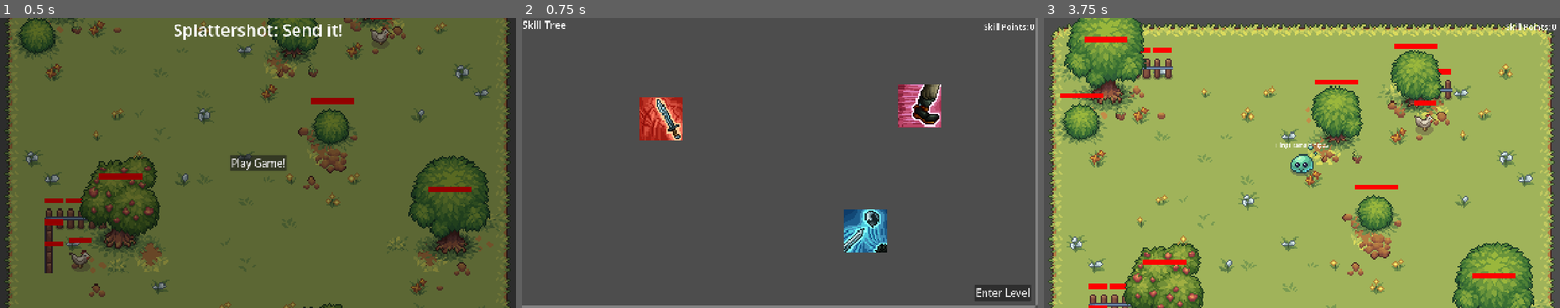
Above: before the commit, frames 1-3 (left to right).
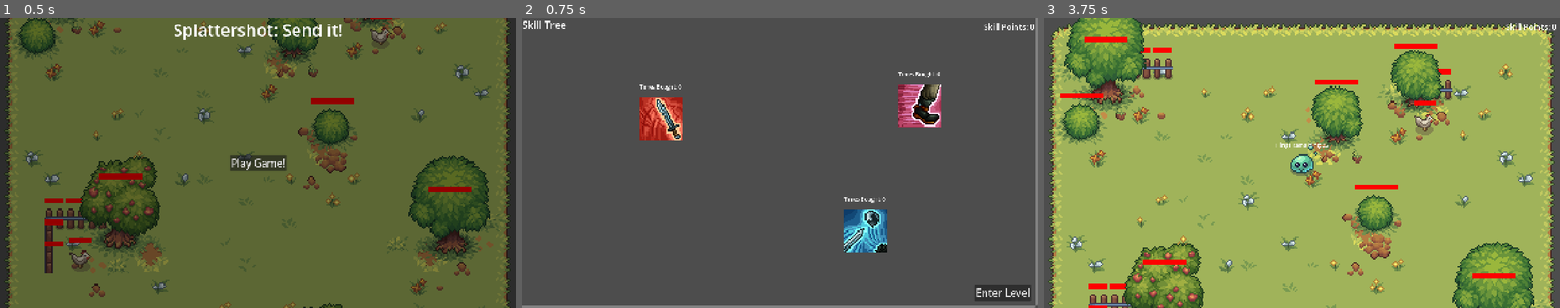
Above: after the commit, the same moments.

Repository: Auseawesome/HavenBounceBack
Game: Godot game, scene res://main.tscn
The game is run twice, just before and just after one commit, with the same random seed, the same clock (stepped at 60 frames per second) and the same inputs.
Inputs (mouse positions are in pixels of both pictures, inside the frame that each line leads up to):
- Up to frame 1 (0.5 s): no input
- Up to frame 2 (0.75 s): click "Play Game!" at 0.5 s
- Up to frame 3 (3.75 s): click (1183, 119) at 1.25 s; click (1389, 229) at 2 s; click (1441, 105) at 2.75 s; click "Enter Level" at 3.5 s

Frame 1 is identical in both runs. In frame 2, 0.2% of the frame differs, in the area x 22-81%, y 18-64%; in frame 3, nothing differs.

Commit message:
Basic Skills Tree

Diff:
--- a/skill_tree.gd
+++ b/skill_tree.gd
@@ -3,6 +3,10 @@
 var world := preload("res://world.tscn")
 
 var world_node : Node
+
+var speed: float = 1
+var damage: float = 1
+var bounce: float = 0.5
 
 var current_points: int :
 	set(value):
--- a/skill_tree_contents.tscn
+++ b/skill_tree_contents.tscn
@@ -2,6 +2,7 @@
 
 [ext_resource type="Script" uid="uid://de3vn8bw8afmi" path="res://skill_tree_contents.gd" id="1_38owx"]
 [ext_resource type="Texture2D" uid="uid://dxugmk07k3rlr" path="res://skills/Icon4.png" id="2_al2oq"]
+[ext_resource type="Script" uid="uid://bk7mkgs6cdmm6" path="res://skill_upgrade.gd" id="3_rst24"]
 [ext_resource type="Texture2D" uid="uid://c276da17ocnfq" path="res://skills/Icon37.png" id="3_wegh5"]
 [ext_resource type="Texture2D" uid="uid://3vd650mdr2v1" path="res://skills/Icon35.png" id="4_rst24"]
 
@@ -22,6 +23,14 @@
 offset_bottom = 314.0
 texture_normal = ExtResource("2_al2oq")
 stretch_mode = 0
+script = ExtResource("3_rst24")
+
+[node name="Label" type="Label" parent="DamageSkill" unique_id=742540164]
+layout_mode = 0
+offset_top = -42.0
+offset_right = 124.0
+offset_bottom = -19.0
+text = "Times Bought: 0"
 
 [node name="BounceSkill" type="TextureButton" parent="." unique_id=1579676187]
 layout_mode = 0
@@ -31,6 +40,14 @@
 offset_bottom = 648.0
 texture_normal = ExtResource("3_wegh5")
 stretch_mode = 0
+script = ExtResource("3_rst24")
+
+[node name="Label" type="Label" parent="BounceSkill" unique_id=1544481907]
+layout_mode = 0
+offset_top = -42.0
+offset_right = 124.0
+offset_bottom = -19.0
+text = "Times Bought: 0"
 
 [node name="SpeedSkill" type="TextureButton" parent="." unique_id=1634551368]
 layout_mode = 0
@@ -40,3 +57,11 @@
 offset_bottom = 276.0
 texture_normal = ExtResource("4_rst24")
 stretch_mode = 0
+script = ExtResource("3_rst24")
+
+[node name="Label" type="Label" parent="SpeedSkill" unique_id=420795428]
+layout_mode = 0
+offset_top = -42.0
+offset_right = 124.0
+offset_bottom = -19.0
+text = "Times Bought: 0"
--- /dev/null
+++ b/skill_upgrade.gd
@@ -0,0 +1,16 @@
+extends TextureButton
+
+var bought_times: int = 0
+
+# Called when the node enters the scene tree for the first time.
+func _ready() -> void:
+	pressed.connect(_on_pressed)
+
+func _on_pressed() -> void:
+	var points = $"../../../".current_points
+
+	if points < 10:
+		return
+	points -= 10
+	bought_times += 1
+	$Label.text = "Times Bought: " + str(bought_times)
Not shown, added: export_presets.cfg
Not shown, added: skill_upgrade.gd.uid
